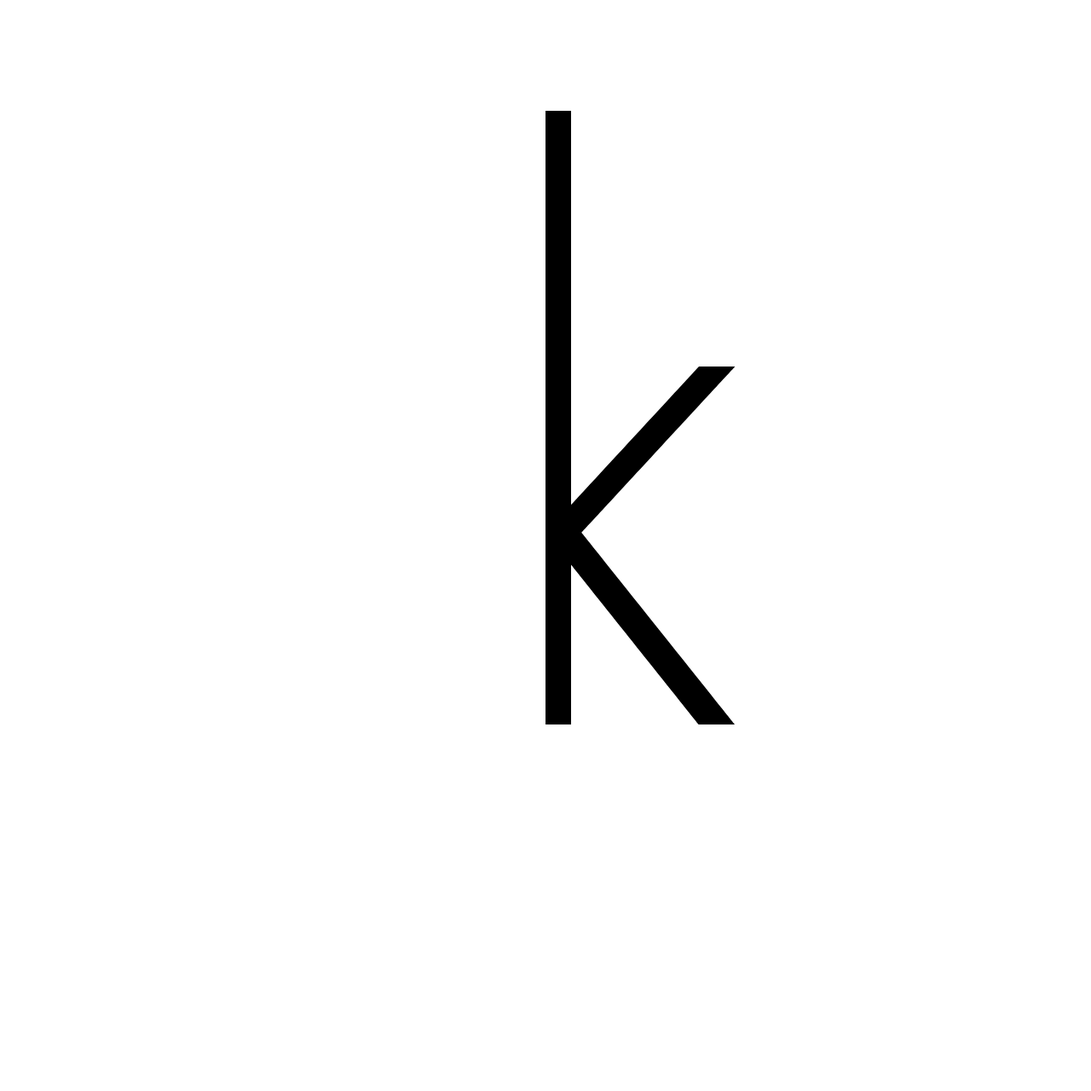
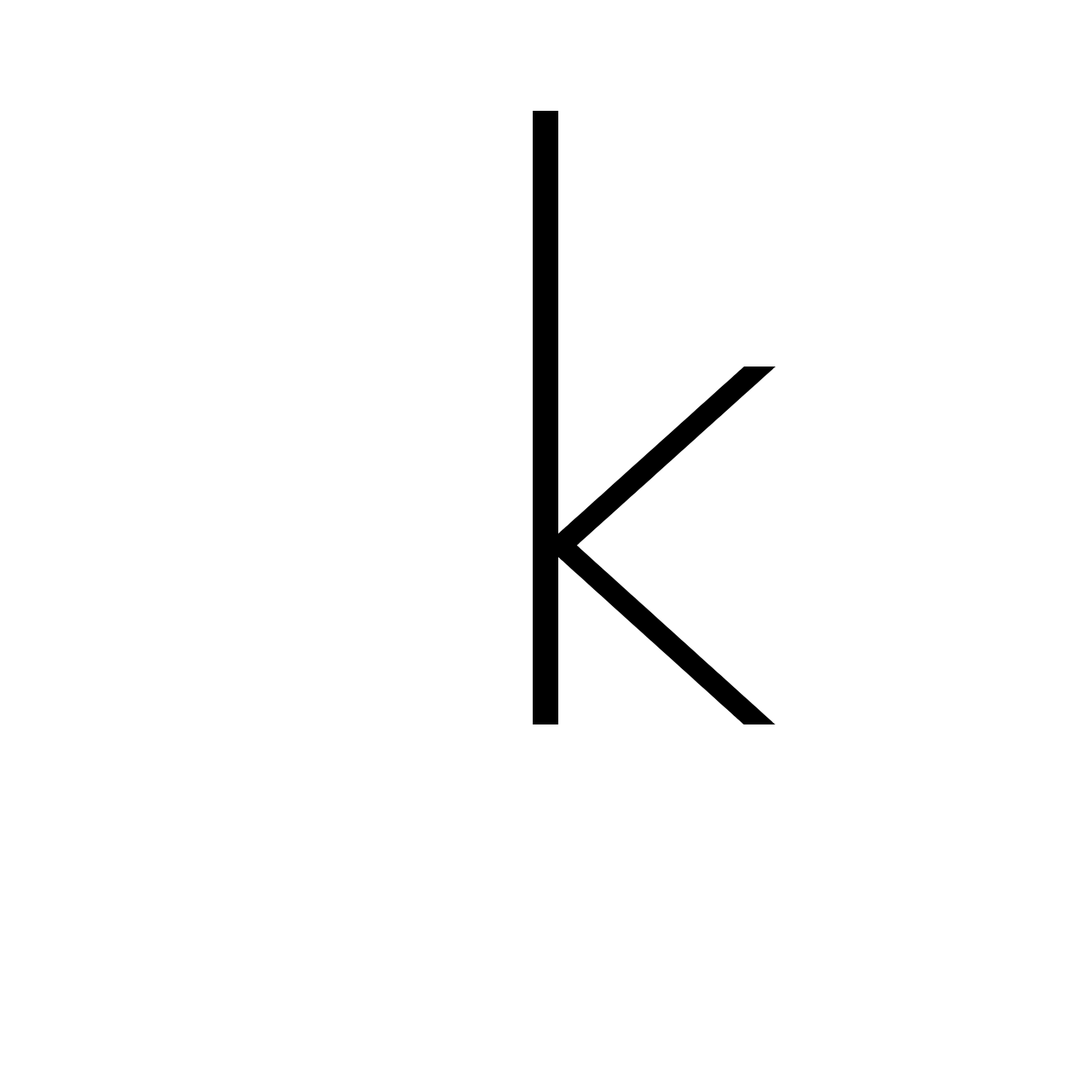
Revision of a layered 1091 x 1091 image; what changed, layer by layer:
pixels changed over bbox(532, 110, 776, 725) (layer not identified)
